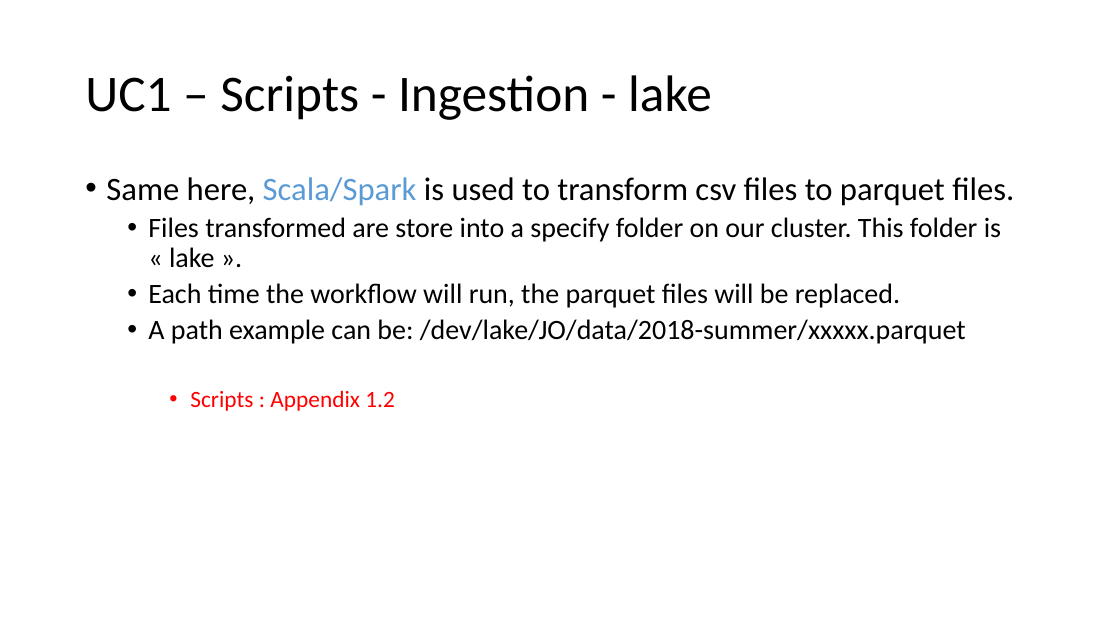
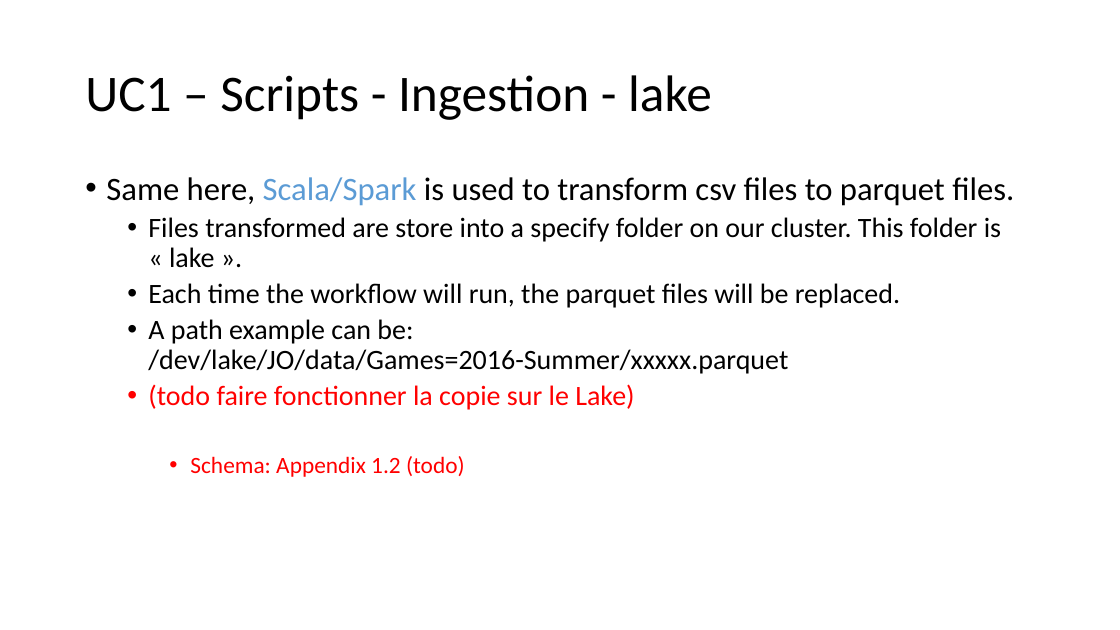
Before and after one commit to pfe-cegefos/core, a slide deck: slide 9 of Docs/PFE-CEGEFOS.pptx. Drawn at 1120x630 pixels with LibreOffice and Linux fonts; fonts in the diff are those of the drawing. Boxes give left, top, right and bottom in pixels: in the first picture for what was removed or moved away, otherwise in the second. Text is boxed around its words. In the diff, an @@ line names an element or a change of style, - is before the commit and + after.

```diff
--- a/Docs/PFE-CEGEFOS.pptx
+++ b/Docs/PFE-CEGEFOS.pptx
@@ text at [148, 319, 788, 477]: text changed @@
-  • A path example can be: /dev/lake/JO/data/2018-summer/xxxxx.parquet
-    • Scripts : Appendix 1.2
+  • A path example can be: /dev/lake/JO/data/Games=2016-Summer/xxxxx.parquet
+  • (todo faire fonctionner la copie sur le Lake)
+    • Schema: Appendix 1.2 (todo)
```
Also in this commit, not shown: 3 other slides changed, 17 other files.
